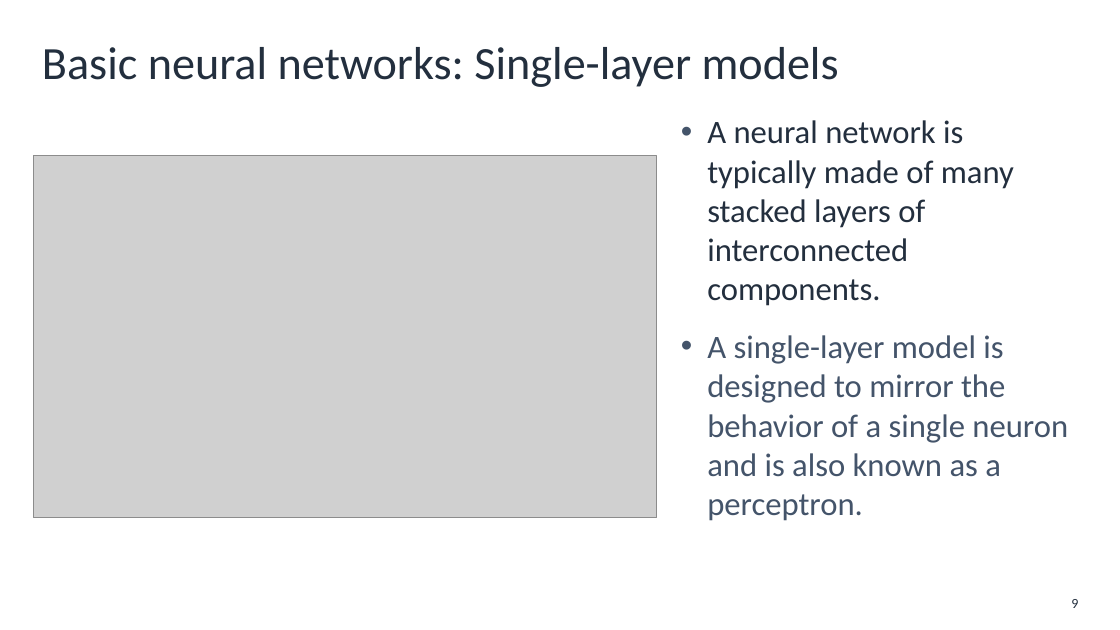
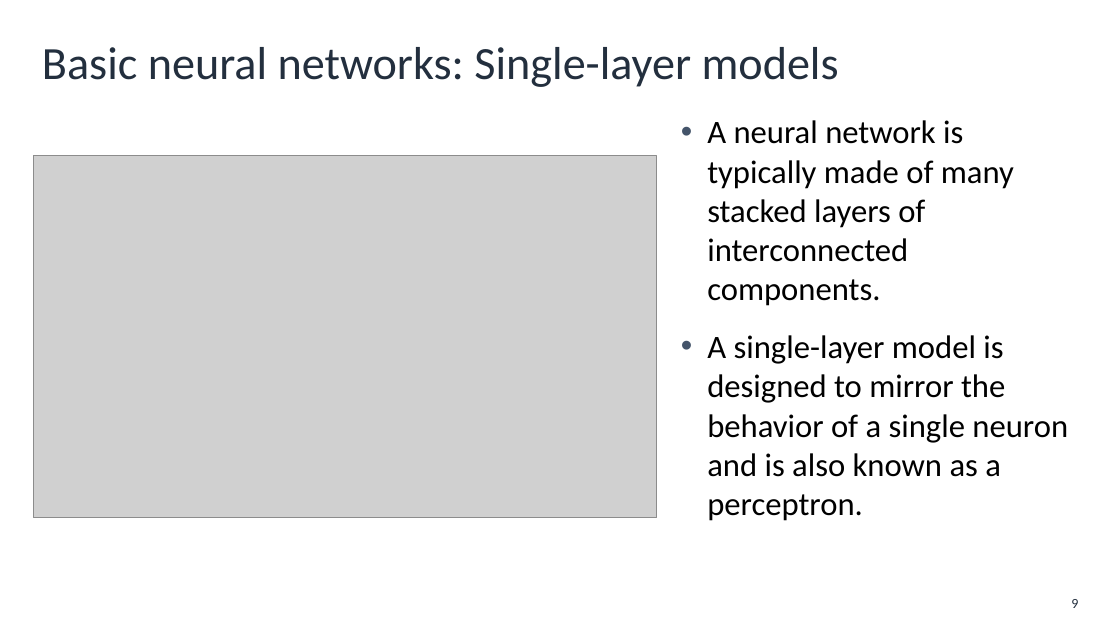
Before and after one commit to aws-mlu/aws-mlu-eep-traditional-ml, a slide deck: slide 9 of mlu-dlti/Lessons/DEV_MLUDTI-EN-M1-L1.pptx. Drawn at 1120x630 pixels with LibreOffice and Linux fonts; fonts in the diff are those of the drawing; grey boxes stand for pictures; background and template pictures are left out. Boxes give left, top, right and bottom in pixels: in the first picture for what was removed or moved away, otherwise in the second. Text is boxed around its words. In the diff, an @@ line names an element or a change of style, - is before the commit and + after.

```diff
--- a/mlu-dlti/Lessons/DEV_MLUDTI-EN-M1-L1.pptx
+++ b/mlu-dlti/Lessons/DEV_MLUDTI-EN-M1-L1.pptx
@@ text "A neural network is typically ..." at [707,120,1068,521]: text colour #232F3E to #000000 in "A neural network is typically made of ..."; text colour #44546A to #000000 in "A single-layer model is designed to mirror ..." @@
```
Also in this commit, not shown: 7 other slides changed, 16 other files.
